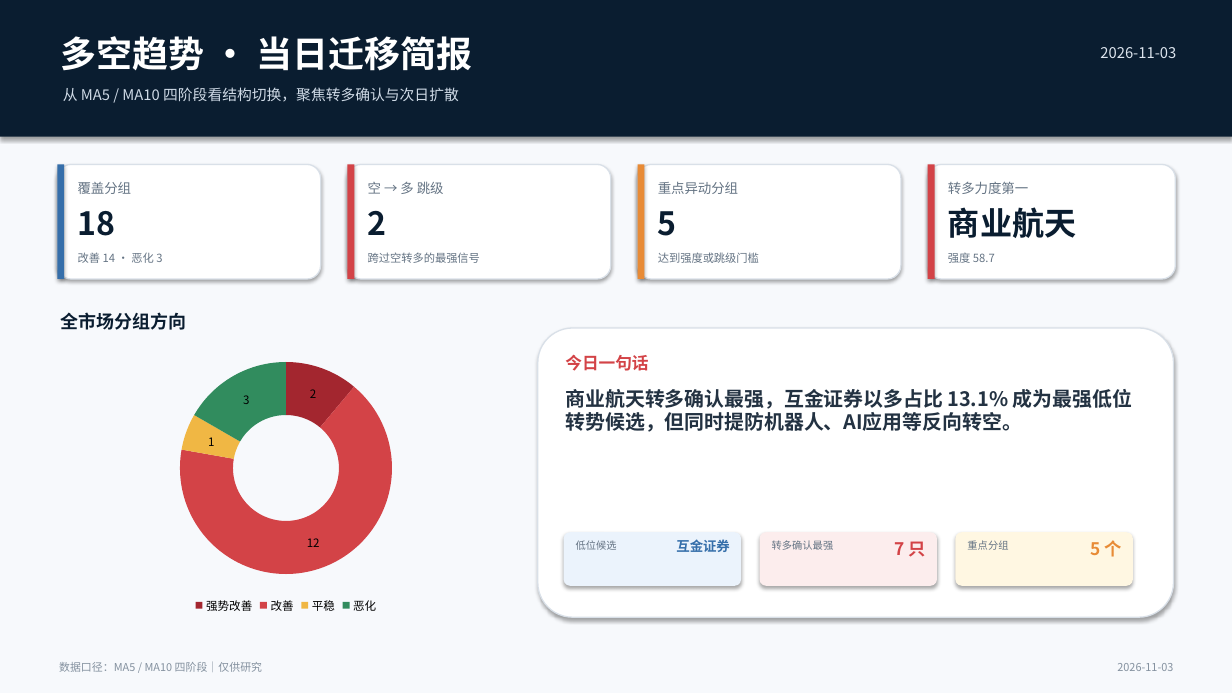
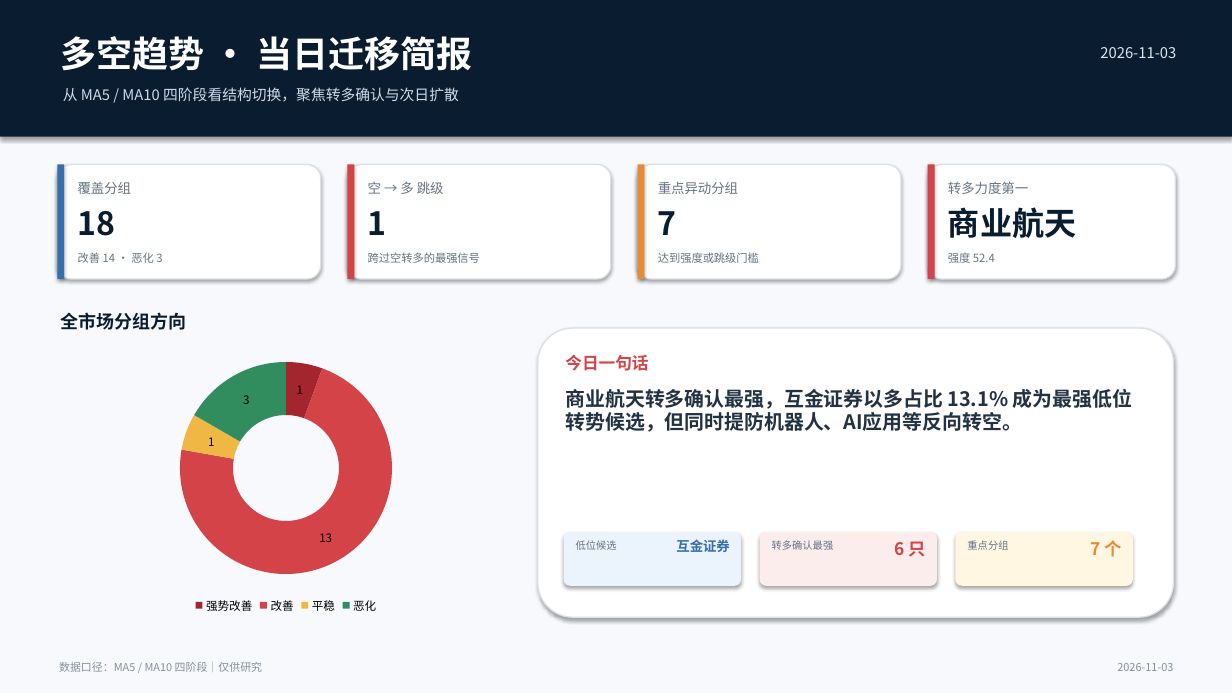
Before and after one commit to nancybhc/a-share-blast-lab, a slide deck: slide 1 of assets/多空阶段简报_2026-11-03.pptx. Drawn at 1232x693 pixels with LibreOffice and Linux fonts; fonts in the diff are those of the drawing. Boxes give left, top, right and bottom in pixels: in the first picture for what was removed or moved away, otherwise in the second. Text is boxed around its words. In the diff, an @@ line names an element or a change of style, - is before the commit and + after.

```diff
--- a/assets/多空阶段简报_2026-11-03.pptx
+++ b/assets/多空阶段简报_2026-11-03.pptx
@@ text at box(368, 211, 387, 235): text changed @@
-2
+1
@@ text at box(658, 211, 677, 235): text changed @@
-5
+7
@@ text at box(948, 253, 995, 263): text changed @@
-强度 58.7
+强度 52.4
@@ doughnut chart at box(67, 349, 506, 617) @@
@@ Series 1, 强势改善: 2 to 1 @@
@@ Series 1, 改善: 12 to 13 @@
@@ text at box(895, 541, 926, 557): text changed @@
-7 只
+6 只
@@ text at box(1090, 540, 1122, 557): text changed @@
-5 个
+7 个
```
Also in this commit, not shown: 3 other slides changed, 7 other files.
